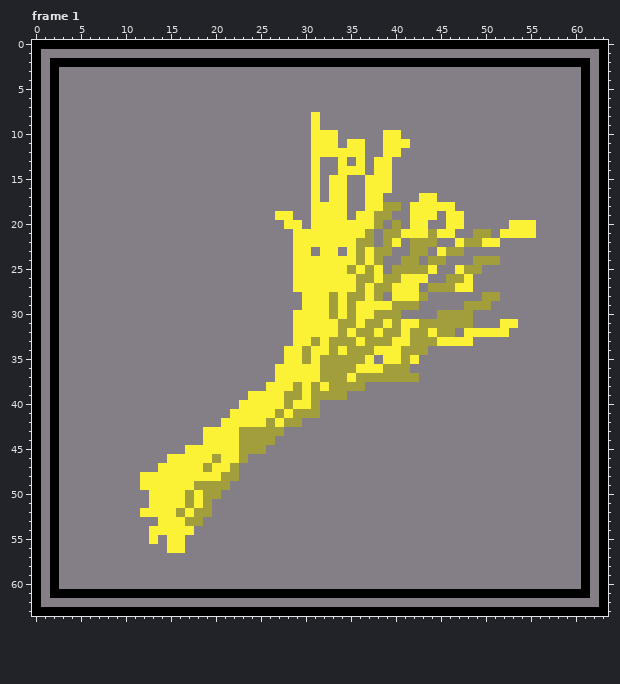
Pixel-art file: sprites/icons/icon_build.aseprite. That is the earlier state.
64x64 pixels, 2 frames. Shown: frame 1.
And afterwards:
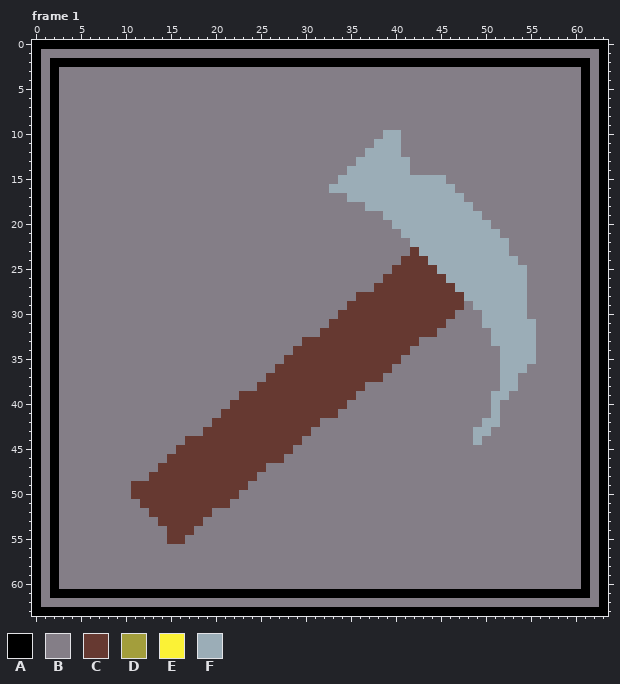
Palette (. is transparent): A #000000  B #847e87  C #663931  D #a39e3c  E #fbf236  F #9badb7
Edits made:
Changed rows in their new state; - is an unchanged pixel.
Frame 1, layer "icon":
first column x 11:
 8 --------------------B------------------------
 9 --------------------B------------------------
10 --------------------BBB-----FF---------------
11 --------------------BBB-BB-FFFB--------------
12 --------------------BBBBBBFFFF---------------
13 --------------------B--B-FFFFFF--------------
14 --------------------B--BFFFFFFF--------------
15 --------------------B-BFFFFFFFFFFFF----------
16 --------------------B-FFFFFFFFFFFFFF---------
17 --------------------B-BBFFFFFFFFFFFFF--------
18 --------------------BBBB--FFFFFFFFFFFF-------
19 ----------------BB--BBBB-BBBFFFFFFFFFFF------
20 -----------------BB-BBBBBBBB-FFFFFFFFFFF--BBB
21 ------------------BBBBBBBBB-BBFFFFFFFFFFFBBBB
22 ------------------BBBBBBBBB-BB-FFFFFFFFFFF---
23 ------------------BB-BB-BBBBB--CFFFFFFFFFF---
24 ------------------BBBBBBBBBB--CCCFFFFFFFFFF--
25 ------------------BBBBBBBBBB-CCCCCFFFFFFFFFF-
26 ------------------BBBBBBBBBBCCCCCCCFFFFFFFFF-
27 ------------------BBBBBBBBBCCCCCCCCCFFFFFFFF-
28 -------------------BBBBBBCCCCCCCCCCCCFFFFFFF-
29 -------------------BBBBBCCCCCCCCCCCCCBFFFFFF-
30 ------------------BBBBBCCCCCCCCCCCCCBB-FFFFF-
31 ------------------BBBBCCCCCCCCCCCCCBBB-FFFFFF
32 ------------------BBBCCCCCCCCCCCCCBB-BBBFFFFF
33 ------------------BCCCCCCCCCCCCCBBBBBB--FFFFF
34 -----------------BCCCCCCCCCCCCCBB--------FFFF
35 -----------------CCCCCCCCCCCCCBB---------FFFF
36 ----------------CCCCCCCCCCCCCBB----------FFF-
37 ---------------CCCCCCCCCCCCCBBBB---------FF--
38 --------------CCCCCCCCCCCC---------------FF--
39 ------------CCCCCCCCCCCCC---------------FF---
40 -----------CCCCCCCCCCCCC----------------F----
41 ----------CCCCCCCCCCCCC-----------------F----
42 ---------CCCCCCCCCCCC------------------FF----
43 --------CCCCCCCCCCCC------------------FF-----
44 ------CCCCCCCCCCCCC-------------------F------
45 -----CCCCCCCCCCCCC---------------------------
46 ----CCCCCCCCCCCCC----------------------------
47 ---CCCCCCCCCCCC------------------------------
48 -BCCCCCCCCCCCC-------------------------------
49 CCCCCCCCCCCCC--------------------------------
50 CCCCCCCCCCCC---------------------------------
51 -CCCCCCCCCC----------------------------------
52 -BCCCCCCC------------------------------------
53 ---CCCCC-------------------------------------
54 --BBCCC--------------------------------------
55 --B-CC---------------------------------------
56 ----BB---------------------------------------
Where, in picture pixels (left, top, right, bottom), the same in both pictures:
changed: (131, 112, 536, 553)
